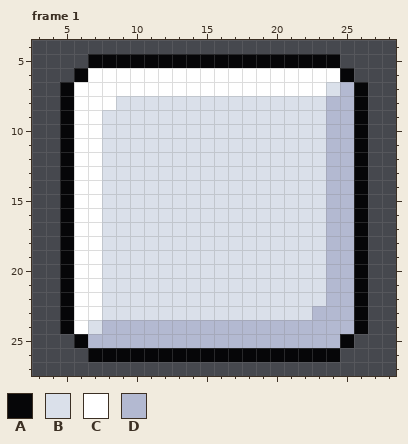
Two versions of one pixel-art file, Files/UIItems.aseprite. The first picture shows the starting point.
32x32 pixels, 6 frames. Shown: frame 1: x 3..28, y 4..27. The commit also changed other frames, which this record leaves out.
Palette (. is transparent): A #060608  B #dae0ea  C #ffffff  D #b3b9d1
Pixels before, frame 1, first column x 5:
 5 ..AAAAAAAAAAAAAAAAAA..
 6 .ACCCCCCCCCCCCCCCCCCA.
 7 ACCCCCCCCCCCCCCCCCCBDA
 8 ACCCBBBBBBBBBBBBBBBDDA
 9 ACCBBBBBBBBBBBBBBBBDDA
10 ACCBBBBBBBBBBBBBBBBDDA
11 ACCBBBBBBBBBBBBBBBBDDA
12 ACCBBBBBBBBBBBBBBBBDDA
13 ACCBBBBBBBBBBBBBBBBDDA
14 ACCBBBBBBBBBBBBBBBBDDA
15 ACCBBBBBBBBBBBBBBBBDDA
16 ACCBBBBBBBBBBBBBBBBDDA
17 ACCBBBBBBBBBBBBBBBBDDA
18 ACCBBBBBBBBBBBBBBBBDDA
19 ACCBBBBBBBBBBBBBBBBDDA
20 ACCBBBBBBBBBBBBBBBBDDA
21 ACCBBBBBBBBBBBBBBBBDDA
22 ACCBBBBBBBBBBBBBBBBDDA
23 ACCBBBBBBBBBBBBBBBDDDA
24 ACBDDDDDDDDDDDDDDDDDDA
25 .ADDDDDDDDDDDDDDDDDDA.
26 ..AAAAAAAAAAAAAAAAAA..
The result:
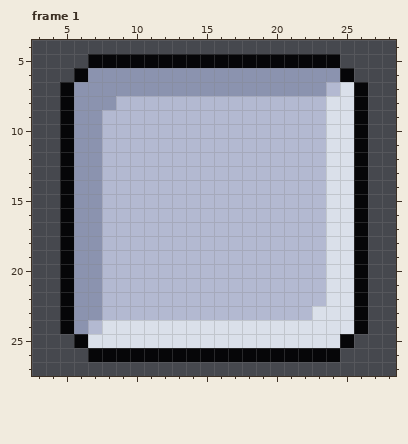
From old to new:
layer "Panel" now hidden
layer "Panel_Press" added
Colour B changes from #dae0ea to #b3b9d1.
Colour C changes from #ffffff to #8b93af.
Colour D changes from #b3b9d1 to #dae0ea.
